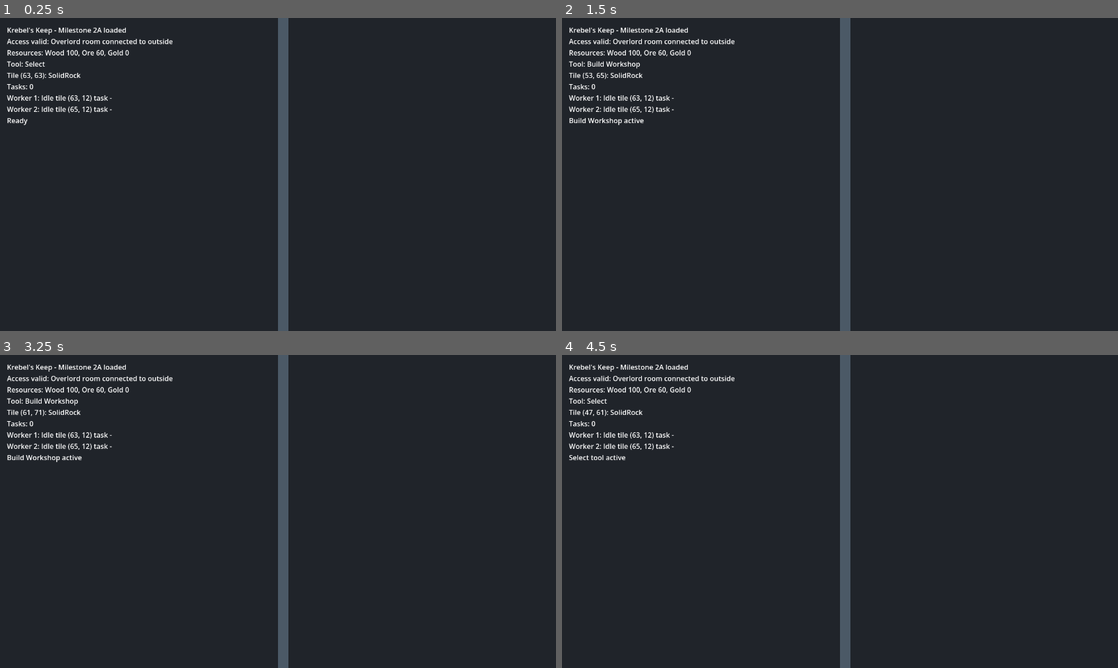
Above: before the commit, frames 1-4 (two rows, left to right).
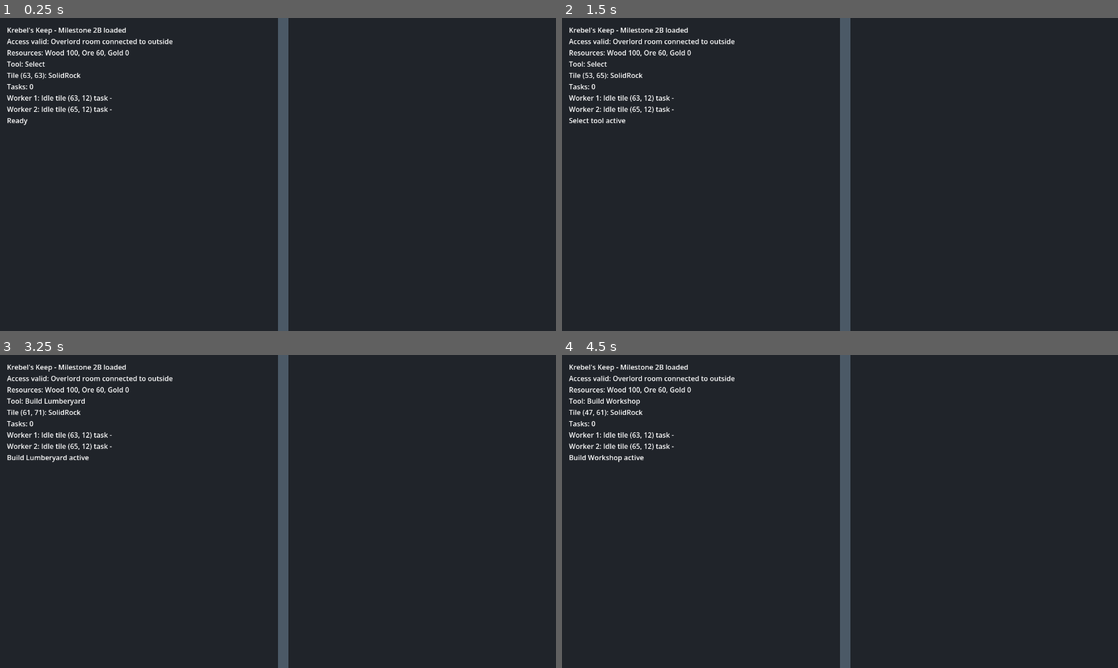
Above: after the commit, the same moments.

Repository: Servovicis/KrebelsKeep
Game: Godot game, scene res://scenes/main/Main.tscn
The game is run twice, just before and just after one commit, with the same random seed, the same clock (stepped at 60 frames per second) and the same inputs.
Inputs (mouse positions are in pixels of both pictures, inside the frame that each line leads up to):
- Up to frame 1 (0.25 s): no input
- Up to frame 2 (1.5 s): tap Enter at 0.5 s; move the mouse to (962, 158) at 0.52 s; press the mouse at (962, 158) at 0.53 s; tap H (tool_build_workshop) at 0.77 s; tap L (tool_build_lumberyard, bound only after the commit) at 0.8, 1.35 s; tap Space at 1.25 s; move the mouse to (728, 190) at 1.27 s; release the mouse at (728, 190) at 1.28 s
- Up to frame 3 (3.25 s): tap H (tool_build_workshop) at 1.52, 3.02 s; tap M (tool_build_mine, bound only after the commit) at 1.55 s; tap Enter at 2 s; move the mouse to (333, 442) at 2.02 s; hold M (tool_build_mine, bound only after the commit) 2.03-2.78 s; click (333, 442) at 2.3 s; tap Space at 2.75 s; move the mouse to (250, 574) at 2.77 s; tap S (camera_down) at 2.85 s; tap L (tool_build_lumberyard, bound only after the commit) at 3.05 s
- Up to frame 4 (4.5 s): tap Enter at 3.5 s; move the mouse to (1006, 558) at 3.52 s; hold M (tool_build_mine, bound only after the commit) 3.53-4.28 s; tap A (camera_left) at 3.6 s; tap H (tool_build_workshop) at 3.77 s; tap Space at 4.25 s; move the mouse to (673, 464) at 4.27 s; tap D (camera_right) at 4.35 s

The runs differ from the first frame. In frame 1, less than 0.1% of the frame differs, in the area x 17-23%, y 3-5%; in frame 2, 0.3%, in the area x 1-23%, y 3-35%; in frame 3, 0.2%; in frame 4, 0.3%.

Commit message:
feat: add resource production buildings

Diff:
--- a/project.godot
+++ b/project.godot
@@ -84,6 +84,16 @@
 "events": [Object(InputEventKey,"resource_local_to_scene":false,"resource_name":"","device":-1,"window_id":0,"alt_press …(190 unchanged characters)…
 ]
 }
+tool_build_lumberyard={
+"deadzone": 0.5,
+"events": [Object(InputEventKey,"resource_local_to_scene":false,"resource_name":"","device":-1,"window_id":0,"alt_pressed":false,"shift_pressed":false,"ctrl_pressed":false,"meta_pressed":false,"pressed":false,"keycode":76,"physical_keycode":0,"key_label":0,"unicode":0,"location":0,"echo":false,"script":null)
+]
+}
+tool_build_mine={
+"deadzone": 0.5,
+"events": [Object(InputEventKey,"resource_local_to_scene":false,"resource_name":"","device":-1,"window_id":0,"alt_pressed":false,"shift_pressed":false,"ctrl_pressed":false,"meta_pressed":false,"pressed":false,"keycode":77,"physical_keycode":0,"key_label":0,"unicode":0,"location":0,"echo":false,"script":null)
+]
+}
 toggle_debug={
 "deadzone": 0.5,
 "events": [Object(InputEventKey,"resource_local_to_scene":false,"resource_name":"","device":-1,"window_id":0,"alt_press …(195 unchanged characters)…
--- a/scenes/main/Main.tscn
+++ b/scenes/main/Main.tscn
@@ -17,4 +17,4 @@
 offset_top = 16.0
 offset_right = 720.0
 offset_bottom = 220.0
-text = "Krebel's Keep - Milestone 1D loaded"
+text = "Krebel's Keep - Milestone 2B loaded"
--- a/scripts/core/building_definition.gd
+++ b/scripts/core/building_definition.gd
@@ -6,6 +6,8 @@
 enum BuildingType {
 	BARRACKS_PLACEHOLDER,
 	WORKSHOP_PLACEHOLDER,
+	LUMBERYARD_PLACEHOLDER,
+	MINE_PLACEHOLDER,
 }
 
 var building_type: BuildingType = BuildingType.BARRACKS_PLACEHOLDER
@@ -13,11 +15,19 @@
 var short_name := ""
 var cost: Dictionary = {}
 var build_time := 3.0
+var produces_resource := false
+var production_resource: ResourceManagerScript.ResourceType = ResourceManagerScript.ResourceType.WOOD
+var production_amount := 0
+var production_interval := 0.0
 
 
 func configure(type: BuildingType) -> void:
 	building_type = type
 	build_time = 3.0
+	produces_resource = false
+	production_resource = ResourceManagerScript.ResourceType.WOOD
+	production_amount = 0
+	production_interval = 0.0
 
 	match type:
 		BuildingType.BARRACKS_PLACEHOLDER:
@@ -34,6 +44,30 @@
 				ResourceManagerScript.ResourceType.WOOD: 30,
 				ResourceManagerScript.ResourceType.ORE: 30,
 			}
+		BuildingType.LUMBERYARD_PLACEHOLDER:
+			display_name = "LumberyardPlaceholder"
+			short_name = "Lumberyard"
+			cost = {
+				ResourceManagerScript.ResourceType.WOOD: 20,
+				ResourceManagerScript.ResourceType.ORE: 0,
+				ResourceManagerScript.ResourceType.GOLD: 0,
+			}
+			produces_resource = true
+			production_resource = ResourceManagerScript.ResourceType.WOOD
+			production_amount = 1
+			production_interval = 5.0
+		BuildingType.MINE_PLACEHOLDER:
+			display_name = "MinePlaceholder"
+			short_name = "Mine"
+			cost = {
+				ResourceManagerScript.ResourceType.WOOD: 20,
+				ResourceManagerScript.ResourceType.ORE: 10,
+				ResourceManagerScript.ResourceType.GOLD: 0,
+			}
+			produces_resource = true
+			production_resource = ResourceManagerScript.ResourceType.ORE
+			production_amount = 1
+			production_interval = 5.0
 
 
 static func get_type_name(type: BuildingType) -> String:
@@ -42,5 +76,9 @@
 			return "BarracksPlaceholder"
 		BuildingType.WORKSHOP_PLACEHOLDER:
 			return "WorkshopPlaceholder"
+		BuildingType.LUMBERYARD_PLACEHOLDER:
+			return "LumberyardPlaceholder"
+		BuildingType.MINE_PLACEHOLDER:
+			return "MinePlaceholder"
 		_:
 			return "UnknownBuilding"
--- a/scripts/core/main.gd
+++ b/scripts/core/main.gd
@@ -28,6 +28,8 @@
 const COLOR_CONSTRUCTION_TASK_ASSIGNED := Color("6cd4c8", 0.58)
 const COLOR_BARRACKS := Color("9d4f52")
 const COLOR_WORKSHOP := Color("507dba")
+const COLOR_LUMBERYARD := Color("4f9b5b")
+const COLOR_MINE := Color("8b8f99")
 const COLOR_WORKER_IDLE := Color("7bd88f")
 const COLOR_WORKER_MOVING := Color("6fb7ff")
 const COLOR_WORKER_WORKING := Color("f4d35e")
@@ -40,6 +42,8 @@
 	DIG,
 	BUILD_BARRACKS,
 	BUILD_WORKSHOP,
+	BUILD_LUMBERYARD,
+	BUILD_MINE,
 }
 
 @onready var camera: Camera2D = $Camera2D
@@ -55,6 +59,7 @@
 var dig_tasks: Array[RefCounted] = []
 var construction_tasks: Array[RefCounted] = []
 var buildings: Dictionary = {}
+var production_timers: Dictionary = {}
 var next_task_id := 1
 var next_task_order := 1
 var last_message := "Ready"
@@ -69,7 +74,7 @@
 	access_valid = access_validator.is_overlord_room_connected(dungeon)
 	var access_message := "Access valid: Overlord room connected to outside" if access_valid else "Access invalid: Overlord room disconnected"
 
-	print("Krebel's Keep Milestone 2A loaded")
+	print("Krebel's Keep Milestone 2B loaded")
 	print(access_message)
 	_spawn_workers()
 	_update_debug_label()
@@ -88,6 +93,7 @@
 		camera.position += move_direction * CAMERA_SPEED * delta / camera.zoom.x
 
 	_update_workers(delta)
+	_update_building_production(delta)
 	_update_debug_label()
 
 
@@ -108,6 +114,14 @@
 		active_tool = ToolMode.BUILD_WORKSHOP if active_tool != ToolMode.BUILD_WORKSHOP else ToolMode.SELECT
 		last_message = "Build Workshop active" if active_tool == ToolMode.BUILD_WORKSHOP else "Select tool active"
 		_update_debug_label()
+	elif event.is_action_pressed("tool_build_lumberyard"):
+		active_tool = ToolMode.BUILD_LUMBERYARD if active_tool != ToolMode.BUILD_LUMBERYARD else ToolMode.SELECT
+		last_message = "Build Lumberyard active" if active_tool == ToolMode.BUILD_LUMBERYARD else "Select tool active"
+		_update_debug_label()
+	elif event.is_action_pressed("tool_build_mine"):
+		active_tool = ToolMode.BUILD_MINE if active_tool != ToolMode.BUILD_MINE else ToolMode.SELECT
+		last_message = "Build Mine active" if active_tool == ToolMode.BUILD_MINE else "Select tool active"
+		_update_debug_label()
 	elif event.is_action_pressed("select"):
 		match active_tool:
 			ToolMode.DIG:
@@ -116,6 +130,10 @@
 				_try_create_construction_task(_get_hovered_tile(), BuildingDefinitionScript.BuildingType.BARRACKS_PLACEHOLDER)
 			ToolMode.BUILD_WORKSHOP:
 				_try_create_construction_task(_get_hovered_tile(), BuildingDefinitionScript.BuildingType.WORKSHOP_PLACEHOLDER)
+			ToolMode.BUILD_LUMBERYARD:
+				_try_create_construction_task(_get_hovered_tile(), BuildingDefinitionScript.BuildingType.LUMBERYARD_PLACEHOLDER)
+			ToolMode.BUILD_MINE:
+				_try_create_construction_task(_get_hovered_tile(), BuildingDefinitionScript.BuildingType.MINE_PLACEHOLDER)
 	elif event.is_action_pressed("cancel"):
 		if active_tool == ToolMode.DIG and _try_cancel_dig_task(_get_hovered_tile()):
 			return
@@ -224,7 +242,7 @@
 			worker_task_text,
 		])
 
-	debug_label.text = "Krebel's Keep - Milestone 2A loaded\n%s\nResources: %s\nTool: %s\n%s\nTasks: %s\n%s\n%s" % [
+	debug_label.text = "Krebel's Keep - Milestone 2B loaded\n%s\nResources: %s\nTool: %s\n%s\nTasks: %s\n%s\n%s" % [
 		access_message,
 		resource_manager.get_debug_text(),
 		_get_tool_name(active_tool),
@@ -333,6 +351,7 @@
 
 	if _is_construction_task(task):
 		buildings[task.target_tile] = task.building_type
+		_register_production_building(task.target_tile, task.building_type)
 	else:
 		dungeon.set_tile(task.target_tile, DungeonMapScript.TileType.FLOOR)
 
@@ -406,6 +425,49 @@
 	print(last_message)
 	_update_debug_label()
 	queue_redraw()
+
+
+func _register_production_building(tile_position: Vector2i, building_type: BuildingDefinitionScript.BuildingType) -> void:
+	var definition := BuildingDefinitionScript.new()
+	definition.configure(building_type)
+	if not definition.produces_resource:
+		return
+
+	production_timers[tile_position] = 0.0
+
+
+func _update_building_production(delta: float) -> void:
+	if production_timers.is_empty():
+		return
+
+	var produced := false
+	for tile_position in production_timers.keys():
+		if not buildings.has(tile_position):
+			production_timers.erase(tile_position)
+			continue
+
+		var definition := BuildingDefinitionScript.new()
+		definition.configure(buildings[tile_position])
+		if not definition.produces_resource:
+			production_timers.erase(tile_position)
+			continue
+
+		var timer := float(production_timers[tile_position]) + delta
+		while timer >= definition.production_interval:
+			timer -= definition.production_interval
+			resource_manager.add(definition.production_resource, definition.production_amount)
+			last_message = "%s produced +%d %s" % [
+				definition.display_name,
+				definition.production_amount,
+				_get_resource_name(definition.production_resource),
+			]
+			print(last_message)
+			produced = true
+
+		production_timers[tile_position] = timer
+
+	if produced:
+		_update_debug_label()
 
 
 func _get_invalid_dig_reason(tile_position: Vector2i) -> String:
@@ -681,6 +743,10 @@
 			return "Build Barracks"
 		ToolMode.BUILD_WORKSHOP:
 			return "Build Workshop"
+		ToolMode.BUILD_LUMBERYARD:
+			return "Build Lumberyard"
+		ToolMode.BUILD_MINE:
+			return "Build Mine"
 		_:
 			return "Unknown"
 
@@ -728,8 +794,24 @@
 			return COLOR_BARRACKS
 		BuildingDefinitionScript.BuildingType.WORKSHOP_PLACEHOLDER:
 			return COLOR_WORKSHOP
+		BuildingDefinitionScript.BuildingType.LUMBERYARD_PLACEHOLDER:
+			return COLOR_LUMBERYARD
+		BuildingDefinitionScript.BuildingType.MINE_PLACEHOLDER:
+			return COLOR_MINE
 		_:
 			return Color.MAGENTA
+
+
+func _get_resource_name(resource_type: ResourceManagerScript.ResourceType) -> String:
+	match resource_type:
+		ResourceManagerScript.ResourceType.WOOD:
+			return "Wood"
+		ResourceManagerScript.ResourceType.ORE:
+			return "Ore"
+		ResourceManagerScript.ResourceType.GOLD:
+			return "Gold"
+		_:
+			return "Unknown"
 
 
 func _update_pathfinder_blocked_tiles() -> void:
--- a/scripts/core/resource_manager.gd
+++ b/scripts/core/resource_manager.gd
@@ -32,6 +32,10 @@
 	return true
 
 
+func add(resource_type: ResourceType, amount: int) -> void:
+	resources[resource_type] = get_amount(resource_type) + amount
+
+
 func get_amount(resource_type: ResourceType) -> int:
 	return int(resources.get(resource_type, 0))
 
